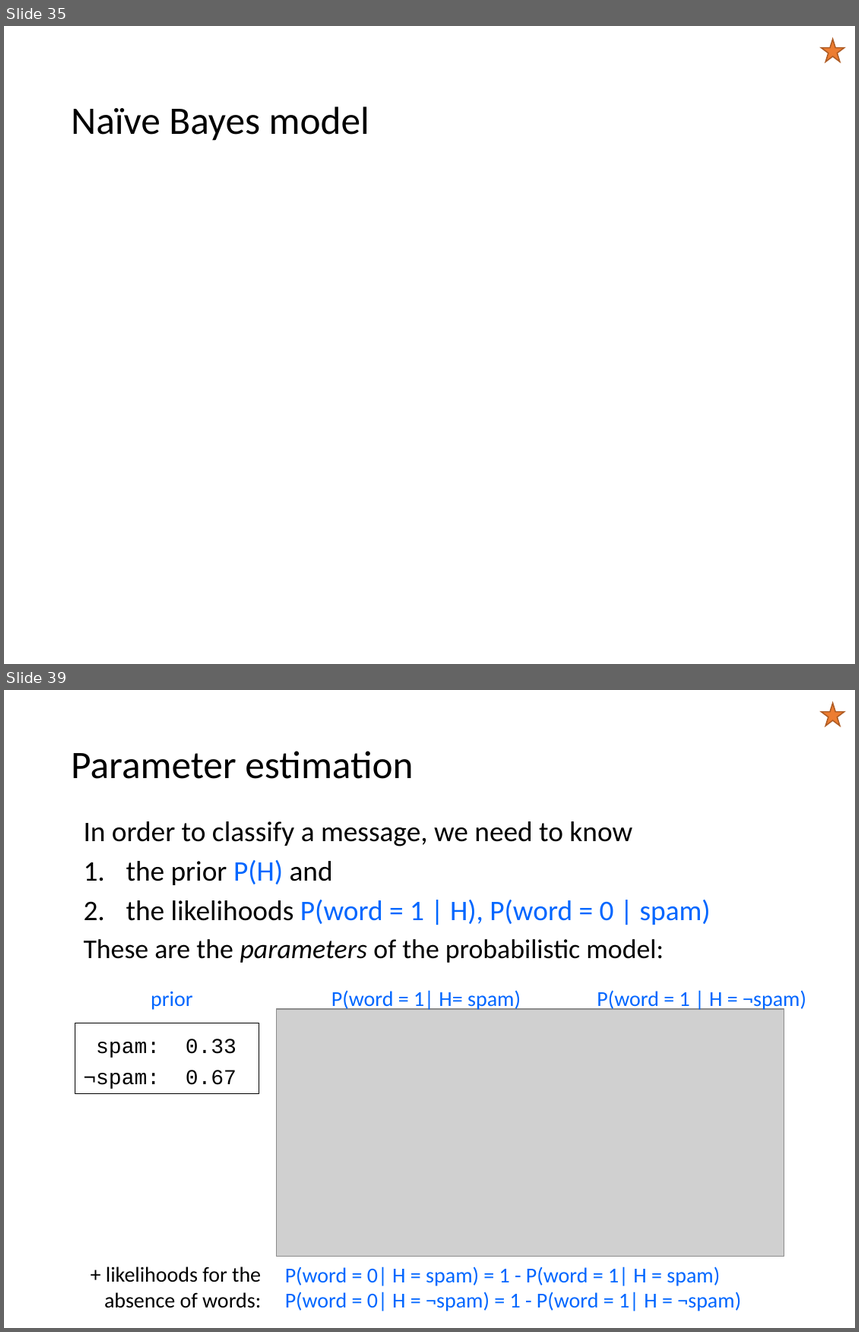
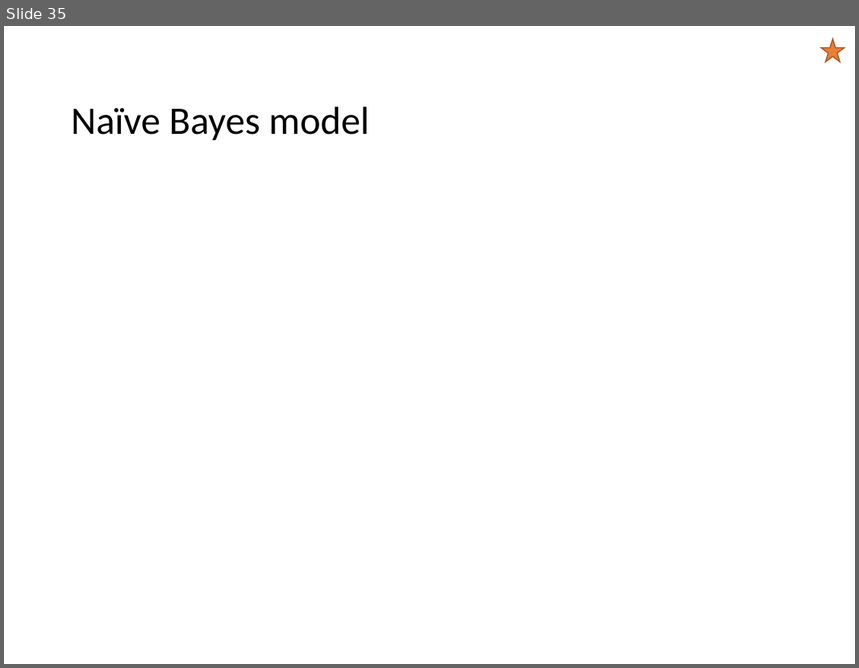
Before and after one commit to mhahsler/CS7320-AI, a slide deck: slides/12_uncertainty.pptx. Shown one above the other, each under a label of ours: slides 35 and 39 before the commit, slide 35 after it; the slides between them are not shown. The pictures are 859x1332 and 859x668 pixels, drawn with LibreOffice and Linux fonts; fonts in the diff are those of the drawing; grey boxes stand for pictures. Boxes give left, top, right and bottom in pixels: in the first picture for what was removed or moved away, otherwise in the second. Text is boxed around its words. In the diff, an @@ line names an element or a change of style, - is before the commit and + after.

```diff
--- a/slides/12_uncertainty.pptx
+++ b/slides/12_uncertainty.pptx
@@ slide 39 removed at bbox=[4, 690, 855, 1328], background #FFFFFF @@
@@ star removed at bbox=[821, 703, 844, 726] @@
@@ title removed at bbox=[71, 751, 413, 779] @@
-Parameter estimation
@@ text removed at bbox=[84, 821, 711, 963] @@
-In order to classify a message, we need to know
-1. the prior P(H) and
-2. the likelihoods P(word = 1 | H), P(word = 0 | spam)
-These are the parameters of the probabilistic model:
@@ text removed at bbox=[151, 991, 192, 1010] @@
-prior
@@ text removed at bbox=[332, 990, 521, 1011] @@
-P(word = 1| H= spam)
@@ text removed at bbox=[597, 990, 807, 1011] @@
-P(word = 1 | H = ¬spam)
@@ rectangle removed at bbox=[75, 1024, 259, 1094] @@
-spam: 0.33
-¬spam: 0.67
@@ picture removed at bbox=[276, 1009, 784, 1257] @@
@@ text removed at bbox=[104, 1267, 261, 1309] @@
-+ likelihoods for the absence of words:
@@ text removed at bbox=[285, 1267, 741, 1312] @@
-P(word = 0| H = spam) = 1 - P(word = 1| H = spam)
-P(word = 0| H = ¬spam) = 1 - P(word = 1| H = ¬spam)
```
Also in this commit, not shown: 6 slides changed, 2 slides added, 4 other slides removed, 1 other file.
